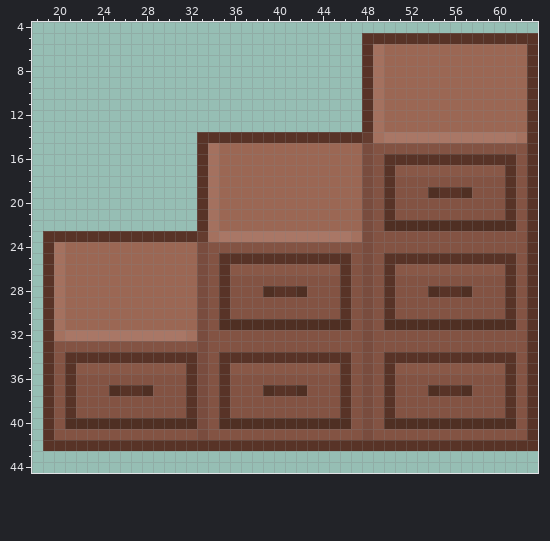
File history of a pixel-art sprite, pic_gen/img/acc/kag03.png. This is how it looked before the edit.
The file is 64x64 pixels. Colours within 5 levels of each other are drawn and written as one. Shown: x 18..63, y 4..44.
New version:
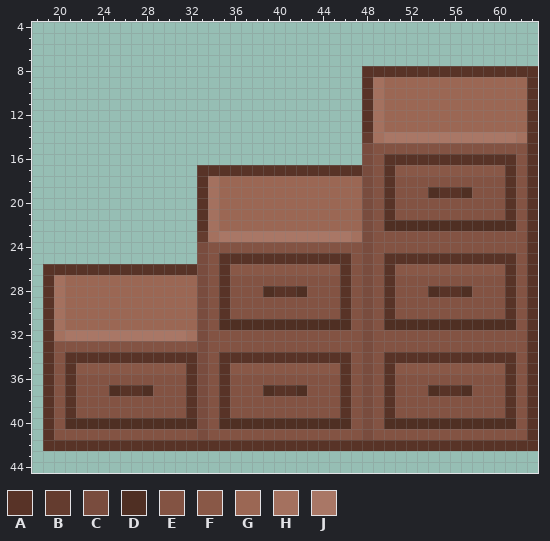
Palette (. is transparent): A #583327  B #643c2f  C #794c3e  D #4f2f23  E #835343  F #895847  G #9b6754  H #a4715f  J #a97766
Difference:
Colour G gives way to colour A in row 8 at x 50 to 62; in row 17 at x 35 to 47; in row 26 at x 21 to 32.
Colour H gives way to colour A in row 8 at x 49; in row 17 at x 34; in row 26 at x 20.
The author cleared colour A in row 5 at x 48 to 63; in rows 6 to 7 at x 48 and 63; in row 14 at x 33 to 47; in rows 15 to 16 at x 33; in row 23 at x 19 to 32; in rows 24 to 25 at x 19.
The author cleared colour G in rows 6 to 7 at x 50 to 62; in rows 15 to 16 at x 35 to 47; in rows 24 to 25 at x 21 to 32.
The author cleared colour H in rows 6 to 7 at x 49; in rows 15 to 16 at x 34; in rows 24 to 25 at x 20.
Pixel boxes of the changes (left, top, right, bottom) in both pictures:
changed: (362, 33, 538, 77)
changed: (197, 132, 362, 176)
changed: (43, 231, 197, 275)
